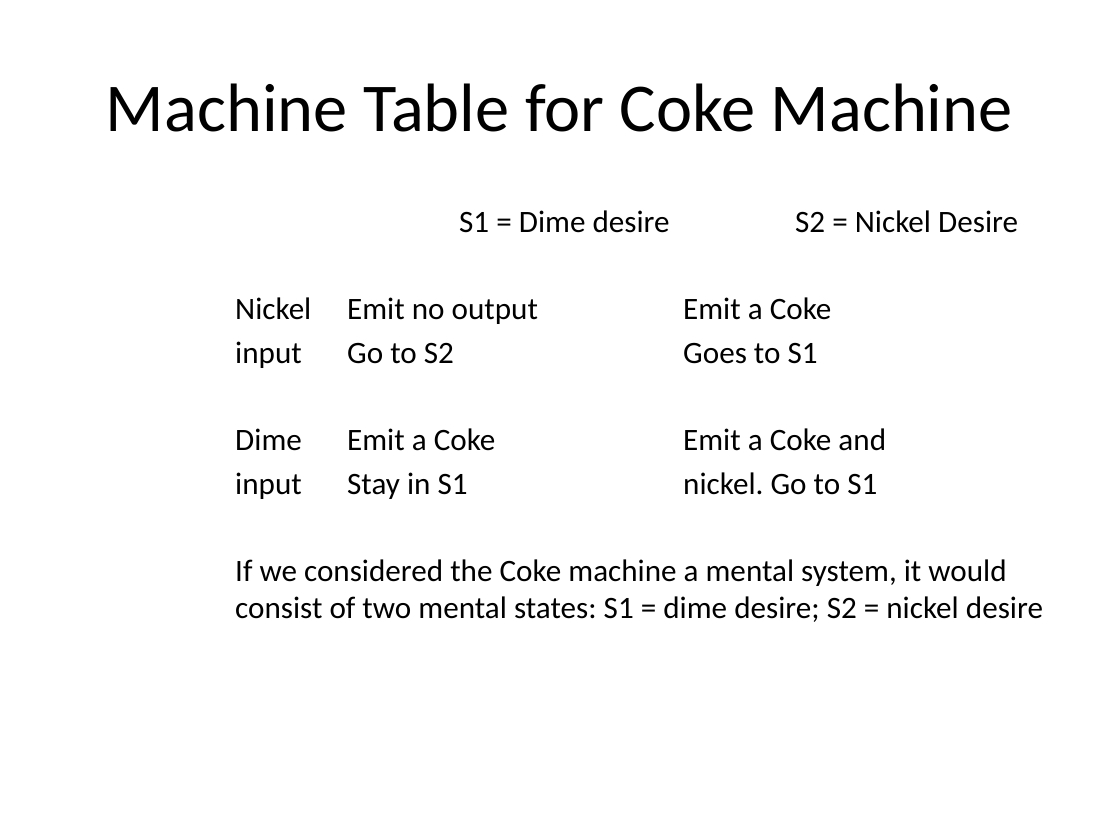
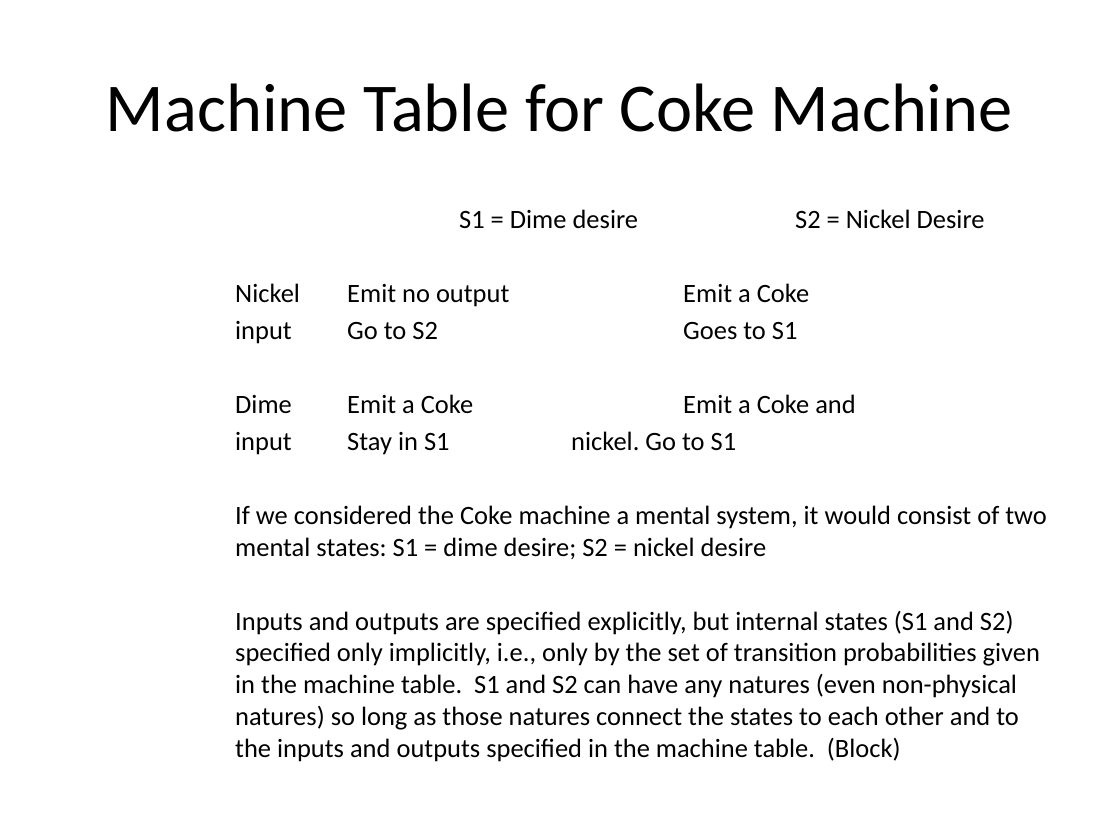
Before and after one commit to Ediblelnk/Kutztown-MSC, a slide deck: slide 11 of PHI241-philosophy-of-the-mind/lecture-slides/Maslin Chapter 5 Functionalism.pptx. Drawn at 1120x840 pixels with LibreOffice and Linux fonts; fonts in the diff are those of the drawing. Boxes give left, top, right and bottom in pixels: in the first picture for what was removed or moved away, otherwise in the second. Text is boxed around its words. In the diff, an @@ line names an element or a change of style, - is before the commit and + after.

```diff
--- a/PHI241-philosophy-of-the-mind/lecture-slides/Maslin Chapter 5 Functionalism.pptx
+++ b/PHI241-philosophy-of-the-mind/lecture-slides/Maslin Chapter 5 Functionalism.pptx
@@ text at (x1=235, y1=209, x2=1047, y2=559): size 20 to 17 pt in "S1 = Dime desire S2 = Nickel ...", "Nickel Emit no output Emit a Coke", "input Go to S2 Goes to S1", "Dime Emit a Coke Emit a Coke ..." and 2 more places @@
@@ text at (x1=235, y1=611, x2=1040, y2=762): paragraph added @@
+      Inputs and outputs are specified explicitly, but internal states (S1 and S2) specified only implicitly, i.e., only by the set of transition probabilities given in the machine table. S1 and S2 can have any natures (even non-physical natures) so long as those natures connect the states to each other and to the inputs and outputs specified in the machine table. (Block)
```
Also in this commit, not shown: 3 other slides changed, 12 slides added, 1 other file.
